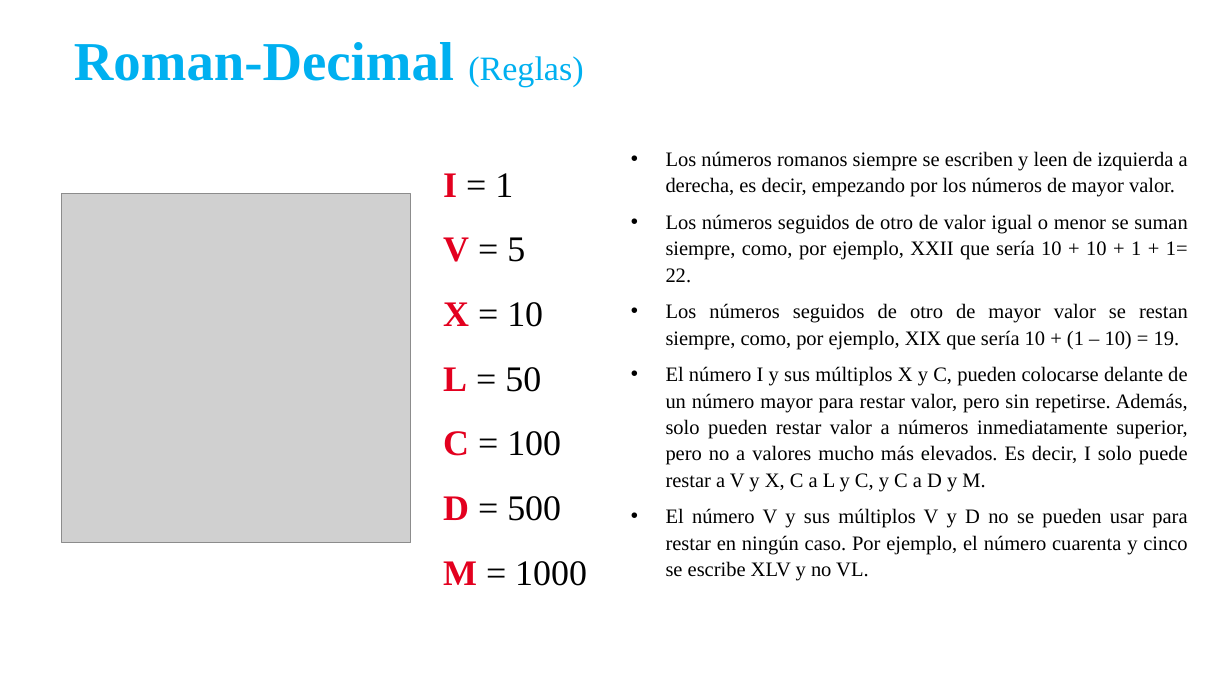
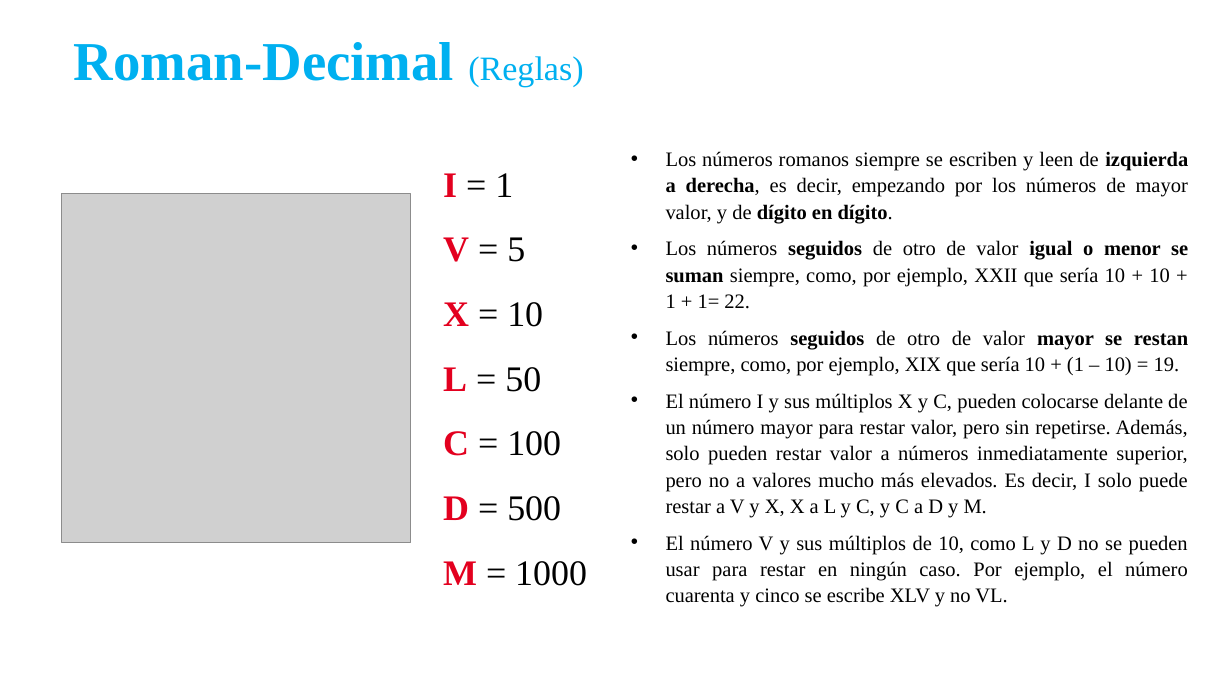
Before and after one commit to ccsw-csd/kata-roman-decimal, a slide deck: slide 10 of Kata Roman-Decimal.pptx (slide 9 before the commit). Drawn at 1232x693 pixels with LibreOffice and Linux fonts; fonts in the diff are those of the drawing; grey boxes stand for pictures. Boxes give left, top, right and bottom in pixels: in the first picture for what was removed or moved away, otherwise in the second. Text is boxed around its words. In the diff, an @@ line names an element or a change of style, - is before the commit and + after.

```diff
--- a/Kata Roman-Decimal.pptx
+++ b/Kata Roman-Decimal.pptx
@@ text at (666, 151, 1188, 224): text changed @@
-• Los números romanos siempre se escriben y leen de izquierda a derecha, es decir, empezando por los números de mayor valor.
+• Los números romanos siempre se escriben y leen de izquierda a derecha, es decir, empezando por los números de mayor valor, y de dígito en dígito.
@@ text at (666, 240, 1188, 309): bold on in "seguidos igual o menor se suman" @@
@@ text at (666, 330, 1188, 607): text changed @@
-• Los números seguidos de otro de mayor valor se restan siempre, como, por ejemplo, XIX que sería 10 + (1 – 10) = 19.
-• El número I y sus múltiplos X y C, pueden colocarse delante de un número mayor para restar valor, pero sin repetirse. Además, solo pueden restar valor a números inmediatamente superior, pero no a valores mucho más elevados. Es decir, I solo puede restar a V y X, C a L y C, y C a D y M.
-• El número V y sus múltiplos V y D no se pueden usar para restar en ningún caso. Por ejemplo, el número cuarenta y cinco se escribe XLV y no VL.
+• Los números seguidos de otro de valor mayor se restan siempre, como, por ejemplo, XIX que sería 10 + (1 – 10) = 19.
+• El número I y sus múltiplos X y C, pueden colocarse delante de un número mayor para restar valor, pero sin repetirse. Además, solo pueden restar valor a números inmediatamente superior, pero no a valores mucho más elevados. Es decir, I solo puede restar a V y X, X a L y C, y C a D y M.
+• El número V y sus múltiplos de 10, como L y D no se pueden usar para restar en ningún caso. Por ejemplo, el número cuarenta y cinco se escribe XLV y no VL.
```
Also in this commit, not shown: 1 slide added, 9 other files.
